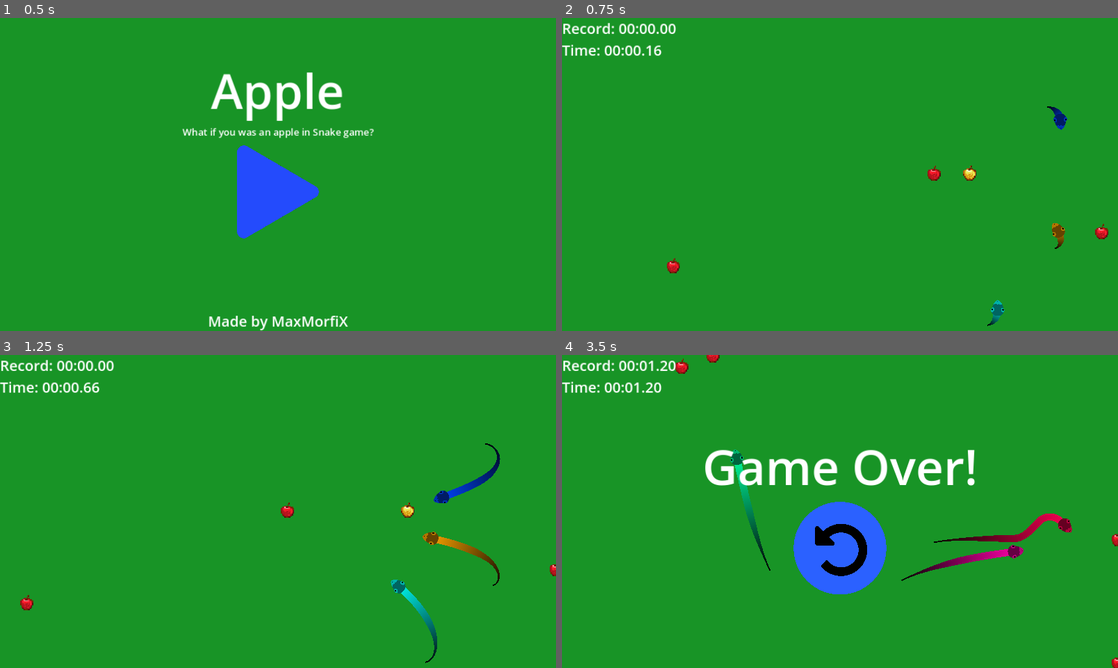
Above: before the commit, frames 1-4 (two rows, left to right).
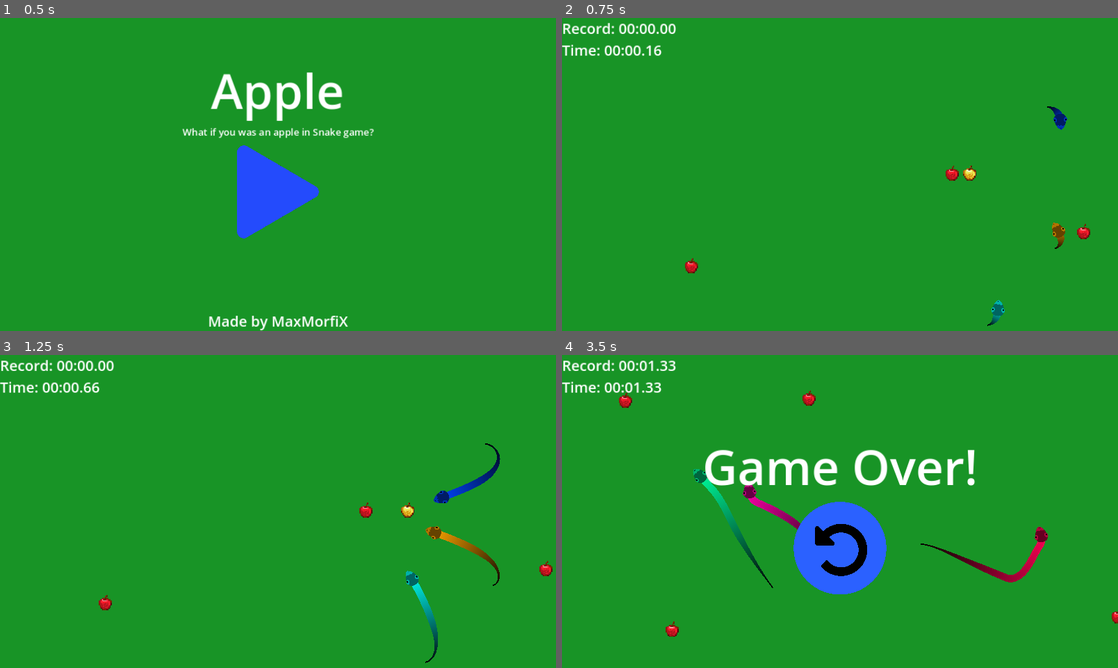
Above: after the commit, the same moments.

Repository: MaxMorfiX/GMTK2023
Game: Godot game, scene res://Menus/MainMenu/MainMenu.tscn
Two runs of this game, one before a commit and one after it. Both use one fixed random seed, a clock stepped at 60 frames per second and the inputs below.
Inputs (mouse positions are in pixels of both pictures, inside the frame that each line leads up to):
- Up to frame 1 (0.5 s): no input
- Up to frame 2 (0.75 s): click (840, 193) at 0.5 s
- Up to frame 3 (1.25 s): no input
- Up to frame 4 (3.5 s): hold Right (player_right) 1.28-2 s; click (840, 549) at 2 s; hold Down (player_down) from 2.78 s (still down)

Frame 1 is identical in both runs. In frame 2, 0.5% of the frame differs, in the area x 18-99%, y 47-98%; in frame 3, 1.2%; in frame 4, 3.2%, in the area x 10-100%, y 0-100%.

Commit message:
changed AI of apples similar to snakes

Diff:
--- a/Game/Main/Apple/CleverApple/CleverApple.gd
+++ b/Game/Main/Apple/CleverApple/CleverApple.gd
@@ -2,7 +2,7 @@
 
 class_name CleverApple
 
-var move_speed = 350
+var move_speed = 100
 
 @onready var screen_size: Vector2 = get_viewport().get_visible_rect().size
 @onready var snakes_container = get_parent().get_parent().get_node("Snakes") #I'm too lazy to make this more readable
@@ -37,21 +37,41 @@
 
 func get_nearest_snake() -> Snake:
 	var snakes = snakes_container.get_children()
+	var distances: Array[float] = []
 
-	var nearest_snake: Snake
-	var nearest_sqr_dist: float = 9999999
+	# Calculate distances and assign weights
+	for snake in snakes:
 
-	for snake in snakes:
-		var dist = position.distance_squared_to(snake.position)
+		var wr = weakref(snake);
+		if not wr.get_ref():
+			snakes.earse(snake)
 
-		if dist < nearest_sqr_dist:
-			nearest_sqr_dist = dist
-			nearest_snake = snake
+		var distance = position.distance_to(snake.position)
+		distances.push_back(distance)
 
-#	print("snakes: " + str(snakes))
-#	print("nearest snake: " + str(nearest_snake))
+	# Calculate weights based on inverse distances
+	var total_weight = 0.0
+	var weights: Array[float] = []
+	for distance in distances:
+		var weight = 1.0 / distance  # Inverse of distance
+		weights.push_back(weight)
+		total_weight += weight
 
-	return nearest_snake
+	# Normalize the weights
+	for i in range(weights.size()):
+		weights[i] /= total_weight
+
+	# Generate a random number between 0 and 1
+	var random_value = randf()
+
+	# Select the snake based on weights
+	var cumulative_weight = 0.0
+	for i in range(snakes.size()):
+		cumulative_weight += weights[i]
+		if random_value <= cumulative_weight:
+			return snakes[i]
+
+	return snakes[0]
 
 func update_nearest_snake() -> void:
 	nearest_snake = get_nearest_snake()
